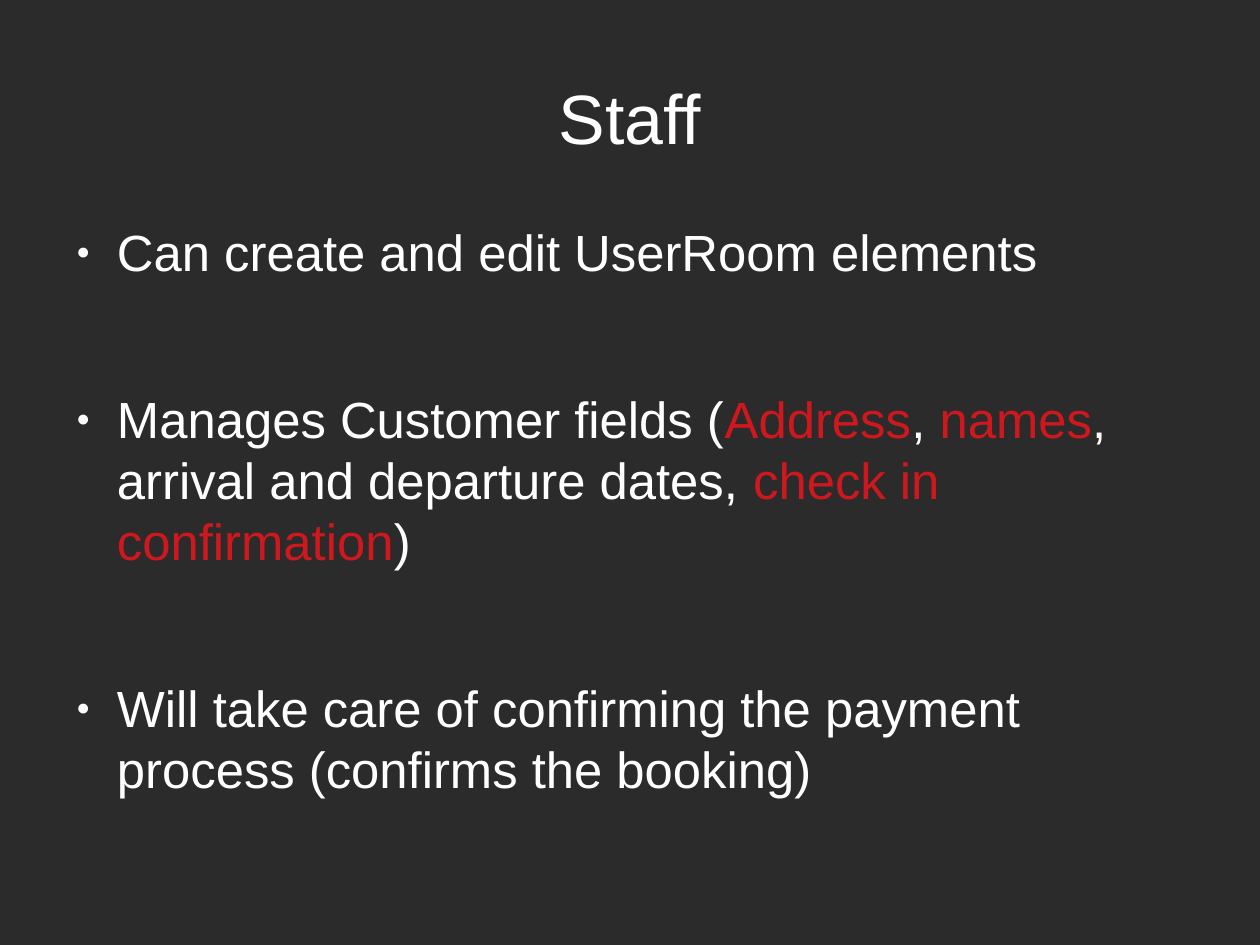
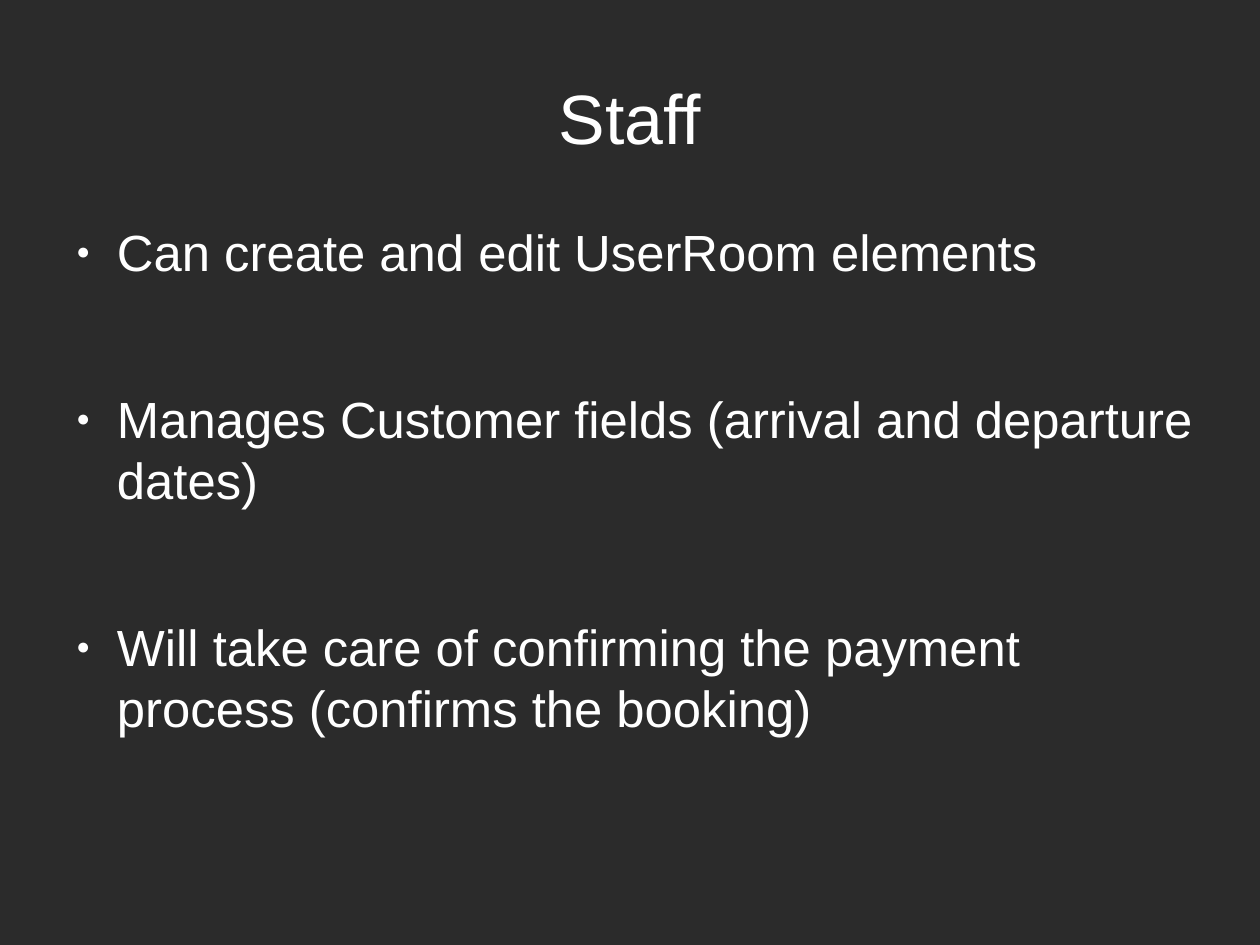
Before and after one commit to EdoardoLenzi9/Advanced-Programming-CPP-Dodo-Neko, a slide deck: slide 20 of Documentation/Milestone 4.odp (slide 19 before the commit). Drawn at 1260x945 pixels with LibreOffice and Linux fonts; fonts in the diff are those of the drawing; background and template pictures are left out; a plain dark background stands for a picture behind light text. Boxes give left, top, right and bottom in pixels: in the first picture for what was removed or moved away, otherwise in the second. Text is boxed around its words. In the diff, an @@ line names an element or a change of style, - is before the commit and + after.

```diff
--- a/Documentation/Milestone 4.odp
+++ b/Documentation/Milestone 4.odp
@@ text at <box>117,401,1192,510</box>: text changed @@
-● Manages Customer fields (Address, names, arrival and departure dates, check in confirmation)
+● Manages Customer fields (arrival and departure dates)
```
Also in this commit, not shown: 6 other slides changed, 2 slides added, 1 slide removed.
